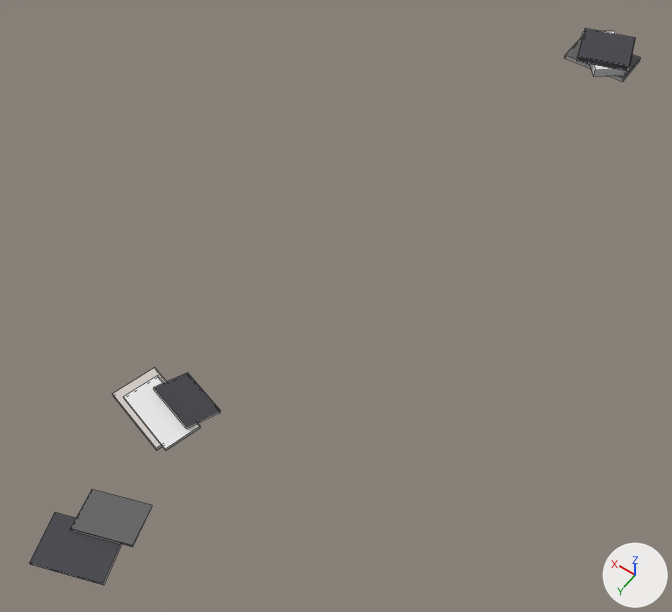
What one commit did to the OBJ model examples/RoomTemplate/models/books.obj.
Before and after are seen from a 50 mm camera at (-0.68, 2.16, 4.34) aimed at (1.13, -0.37, 0.36). Every picture has the same lights, and +X, +Y and +Z are marked at lower right. Mesh edges are drawn as thin lines. Where no turn or scale is listed for an object, it has been applied to the vertices.

The first picture shows 'books'.
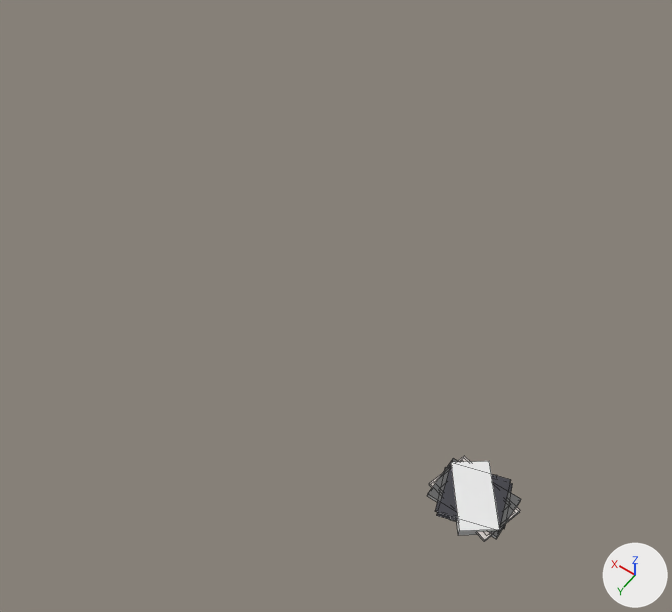
Pixel boxes (x1, y1, x2, y2) of what changed, in the pictures (672 x 612 px; the box of a moved part takes in the faces that stretch with it):
'books', reshaped (85% narrower, 84% shorter)
    before: (30, 28, 641, 585)
    after: (428, 456, 521, 542)
part 1 of me_books, moved or reshaped
    before: (113, 368, 167, 450)
    after: (429, 456, 520, 542)
part 2 of me_books, moved or reshaped
    before: (565, 37, 641, 82)
    after: (428, 458, 521, 539)
part 3 of me_books, moved or reshaped (not visible afterwards)
    before: (70, 489, 152, 547)
part 4 of me_books, moved or reshaped
    before: (30, 512, 122, 585)
    after: (435, 467, 512, 529)
part 5 of me_books, moved or reshaped
    before: (154, 373, 221, 429)
    after: (450, 518, 457, 522)
part 6 of me_books, moved or reshaped (not visible afterwards)
    before: (124, 375, 201, 450)
part 7 of me_books, moved or reshaped
    before: (577, 28, 635, 71)
    after: (437, 466, 511, 531)
part 8 of me_books, moved or reshaped
    before: (582, 31, 627, 77)
    after: (451, 461, 500, 535)

What changed in the scene script:
```text
Change me_books:
    where me_books.from_pydata(...)  # 64 vertices, 48 faces; spans x 0.56..1.69, y -2.96..1.61, z 0.38..0.78
    used by ob_books; location = (0.0, 0.0, 0.0)
    me_books part 1: the loose piece of 8 vertices spanning x 1.24..1.69, y 0.52..0.86, z 0.38..0.4 is moved by (-1.47, -0.69, -0.39)
    me_books part 2: the loose piece of 8 vertices spanning x 0.57..0.97, y -2.88..-2.63, z 0.66..0.68 is moved by (-0.77, 2.76, -0.67)
    me_books part 3: the loose piece of 8 vertices spanning x 1.05..1.41, y 1.09..1.4, z 0.38..0.42 is multiplied about its middle by the matrix ((0.842, 0.538, 0.029), (-0.537, 0.834, 0.127), (0.045, -0.123, 0.991)), then moved by (-1.23, -1.24, -0.4)
    me_books part 4: the loose piece of 8 vertices spanning x 1.04..1.46, y 1.26..1.61, z 0.38..0.4 is moved by (-1.25, -1.43, -0.39)
    me_books part 5: the loose piece of 8 vertices spanning x 1.19..1.53, y 0.44..0.71, z 0.38..0.45 is multiplied about its middle by the matrix ((0.608, 0.757, 0.238), (-0.791, 0.603, 0.101), (-0.067, -0.25, 0.966)), then moved by (-1.36, -0.57, -0.41)
    me_books part 6: the loose piece of 8 vertices spanning x 1.21..1.63, y 0.55..0.84, z 0.4..0.41 is moved by (-1.42, -0.7, -0.41)
    me_books part 7: the loose piece of 8 vertices spanning x 0.56..0.95, y -2.92..-2.55, z 0.74..0.78 is moved by (-0.76, 2.73, -0.76)
    me_books part 8: the loose piece of 8 vertices spanning x 0.57..0.96, y -2.96..-2.54, z 0.68..0.74 is moved by (-0.77, 2.75, -0.71)
```
